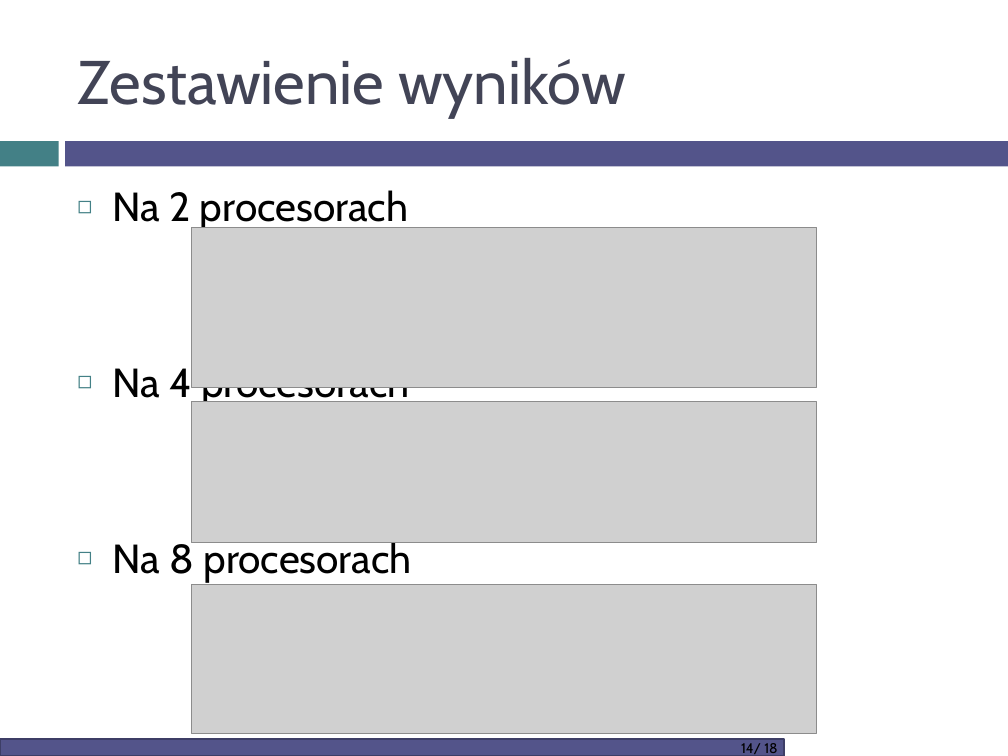
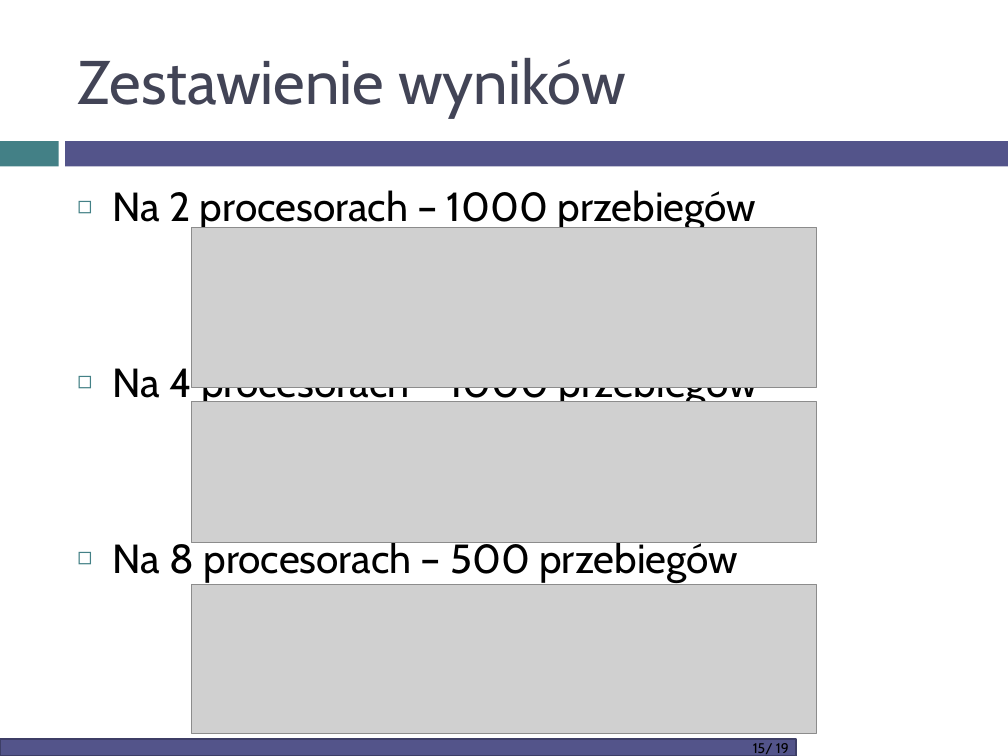
Before and after one commit to kaczuss/geo-scheduling, a slide deck: slide 15 of tekst/prezentacja.pptm (slide 14 before the commit). Drawn at 1008x756 pixels with LibreOffice and Linux fonts; fonts in the diff are those of the drawing; grey boxes stand for pictures; background and template pictures are left out. Boxes give left, top, right and bottom in pixels: in the first picture for what was removed or moved away, otherwise in the second. Text is boxed around its words. In the diff, an @@ line names an element or a change of style, - is before the commit and + after.

```diff
--- a/tekst/prezentacja.pptm
+++ b/tekst/prezentacja.pptm
@@ text at bbox=[113, 190, 758, 582]: text changed @@
-◻ Na 2 procesorach
-◻ Na 4 procesorach
-◻ Na 8 procesorach
+◻ Na 2 procesorach – 1000 przebiegów
+◻ Na 4 procesorach – 1000 przebiegów
+◻ Na 8 procesorach – 500 przebiegów
@@ rectangle: place and size @@
-rectangle at bbox=[0, 739, 784, 756]
+rectangle at bbox=[0, 739, 795, 756]
@@ text removed at bbox=[741, 743, 777, 754] @@
-14/ 18
@@ text added at bbox=[753, 743, 789, 754], 10 pt, text #000000 @@
+15/ 19
```
Also in this commit, not shown: 16 other slides changed, 1 slide added, 1 other file.
